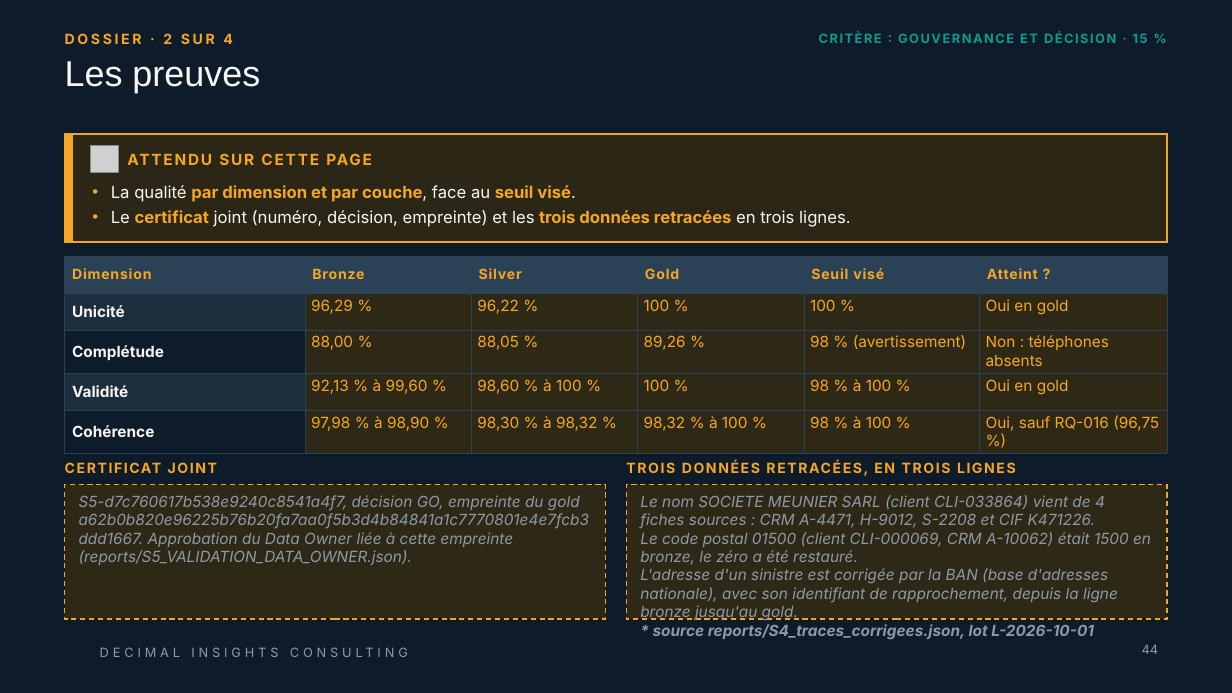
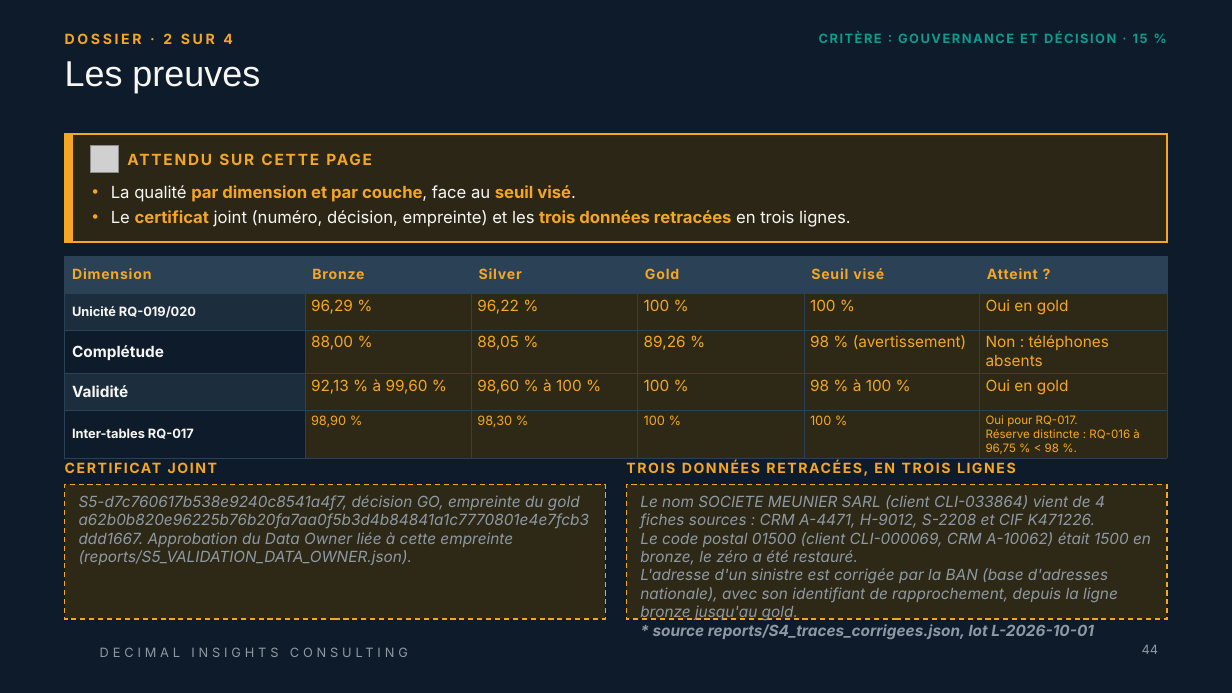
Before and after one commit to ruthabebeneg/td-qualite-g02, a slide deck: slide 44 of livrables/Livrable_Groupe_TD_AssurConnect.pptx. Drawn at 1232x693 pixels with LibreOffice and Linux fonts; fonts in the diff are those of the drawing; grey boxes stand for pictures; background and template pictures are left out. Boxes give left, top, right and bottom in pixels: in the first picture for what was removed or moved away, otherwise in the second. Text is boxed around its words. In the diff, an @@ line names an element or a change of style, - is before the commit and + after.

```diff
--- a/livrables/Livrable_Groupe_TD_AssurConnect.pptx
+++ b/livrables/Livrable_Groupe_TD_AssurConnect.pptx
@@ table at (65,256,1167,458) @@
-row 2, column 1: Unicité
+row 2, column 1: Unicité RQ-019/020
-row 5: Cohérence | 97,98 % à 98,90 % | 98,30 % à 98,32 % | 98,32 % à 100 % | 98 % à 100 % | Oui, sauf RQ-016 (96,75 %)
+row 5: Inter-tables RQ-017 | 98,90 % | 98,30 % | 100 % | 100 % | Oui pour RQ-017. / Réserve distincte : RQ-016 à 96,75 % < 98 %.
```
Also in this commit, not shown: 11 other slides changed, 14 other files.
